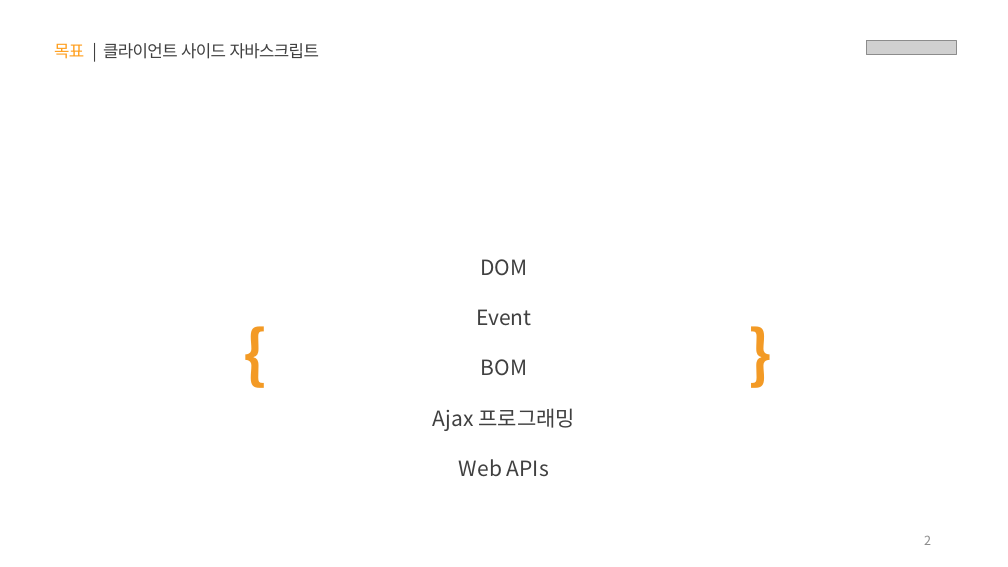
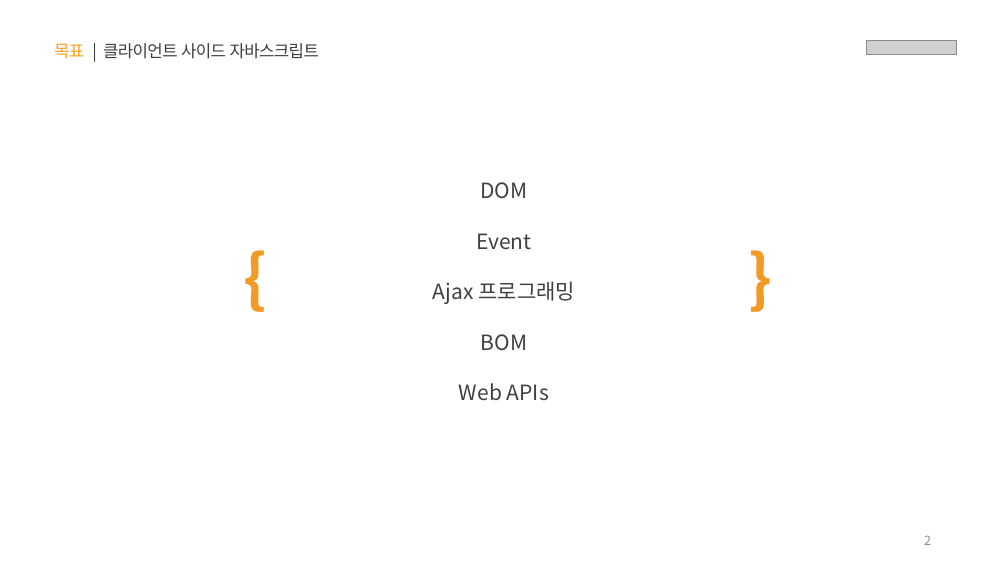
Before and after one commit to yebin-jeong/learn-js, a slide deck: slide 2 of PPT/05.자바스크립트 - 클라이언트 사이드(Event, DOM, Ajax, Web APIs).pptx. Drawn at 1008x567 pixels with LibreOffice and Linux fonts; fonts in the diff are those of the drawing; grey boxes stand for pictures. Boxes give left, top, right and bottom in pixels: in the first picture for what was removed or moved away, otherwise in the second. Text is boxed around its words. In the diff, an @@ line names an element or a change of style, - is before the commit and + after.

Commit message:
🧪 기타, Ajax 단원 추가

```diff
--- a/PPT/05.자바스크립트 - 클라이언트 사이드(Event, DOM, Ajax, Web APIs).pptx
+++ b/PPT/05.자바스크립트 - 클라이언트 사이드(Event, DOM, Ajax, Web APIs).pptx
@@ 3 texts: place and size @@
-3 texts at [236, 259, 772, 477]
+3 texts at [236, 182, 772, 401]
@@ text at [433, 281, 575, 304]: paragraph added @@
+Ajax 프로그래밍
@@ text at [433, 408, 575, 431]: paragraph removed @@
-Ajax 프로그래밍
```
Also in this commit, not shown: 23 slides added, 43 other files.
